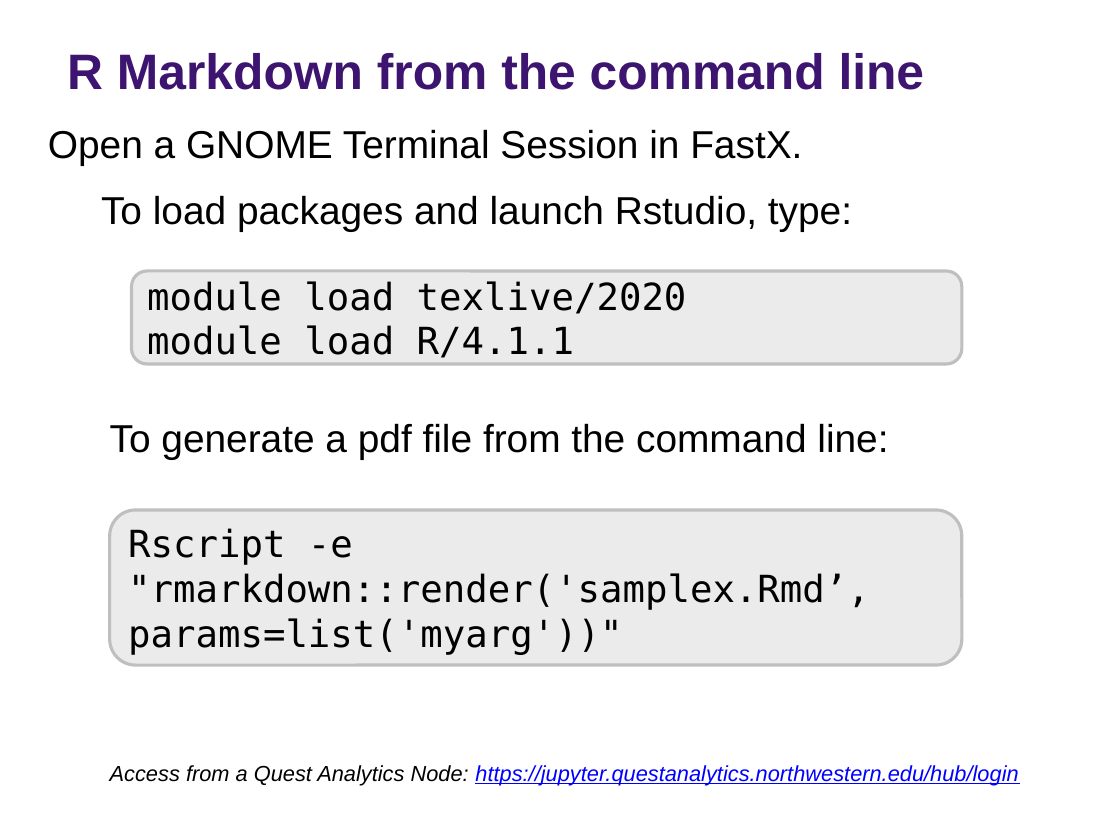
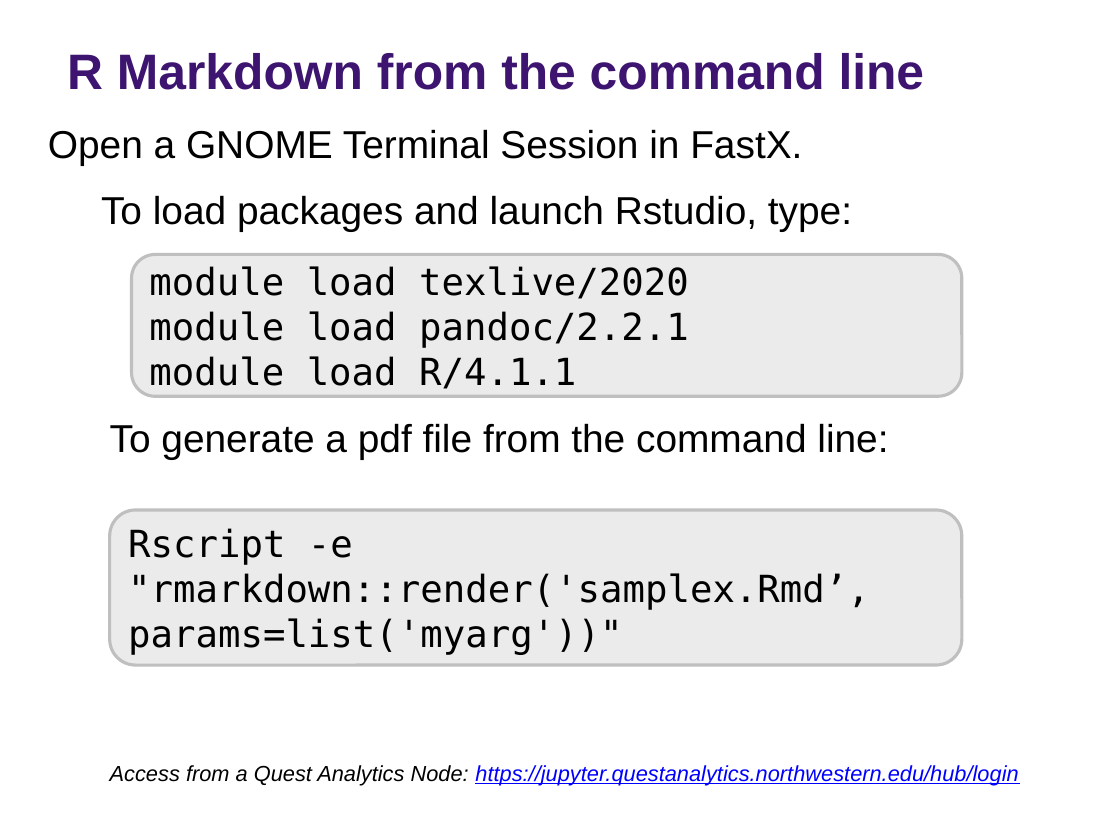
Before and after one commit to rs-kellogg/workshop_2022, a slide deck: slide 19 of Session6_Export_Results/Session6_AutomatePapers.pptx. Drawn at 1120x840 pixels with LibreOffice and Linux fonts; fonts in the diff are those of the drawing; background and template pictures are left out. Boxes give left, top, right and bottom in pixels: in the first picture for what was removed or moved away, otherwise in the second. Text is boxed around its words. In the diff, an @@ line names an element or a change of style, - is before the commit and + after.

```diff
--- a/Session6_Export_Results/Session6_AutomatePapers.pptx
+++ b/Session6_Export_Results/Session6_AutomatePapers.pptx
@@ rounded rectangle "module load texlive/2020": place and size @@
-rounded rectangle "module load texlive/2020" at <box>131,271,961,364</box>
+rounded rectangle "module load texlive/2020" at <box>131,254,961,396</box>
@@ text in rounded rectangle at <box>149,311,689,348</box>: paragraph added @@
+module load pandoc/2.2.1
```
Also in this commit, not shown: 1 other file.
